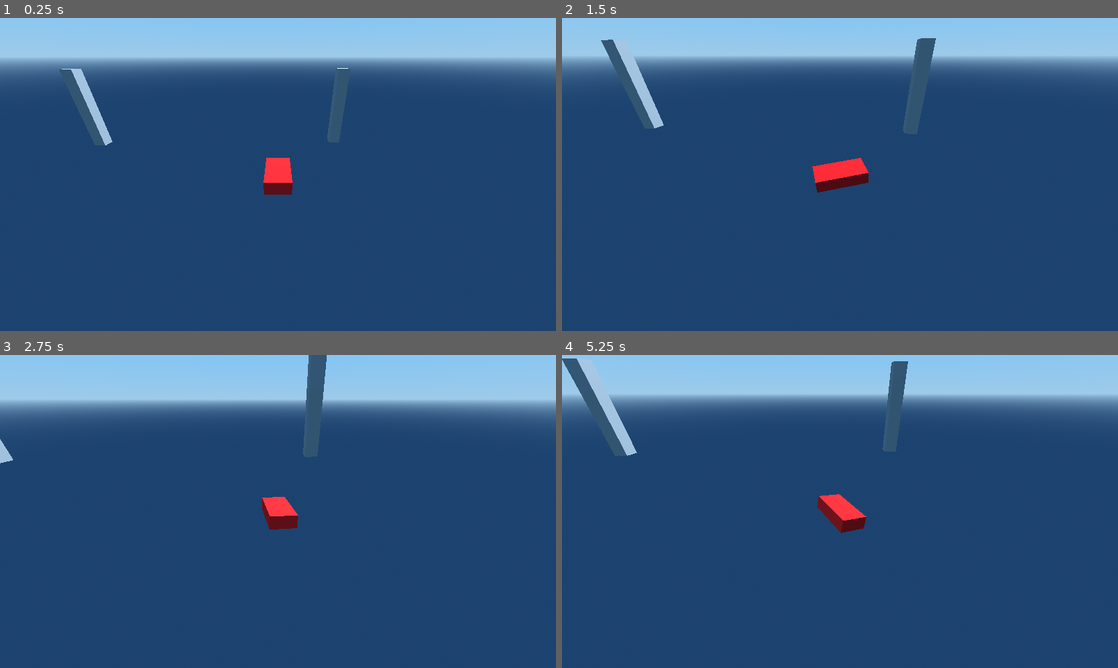
Above: before the commit, frames 1-4 (two rows, left to right).
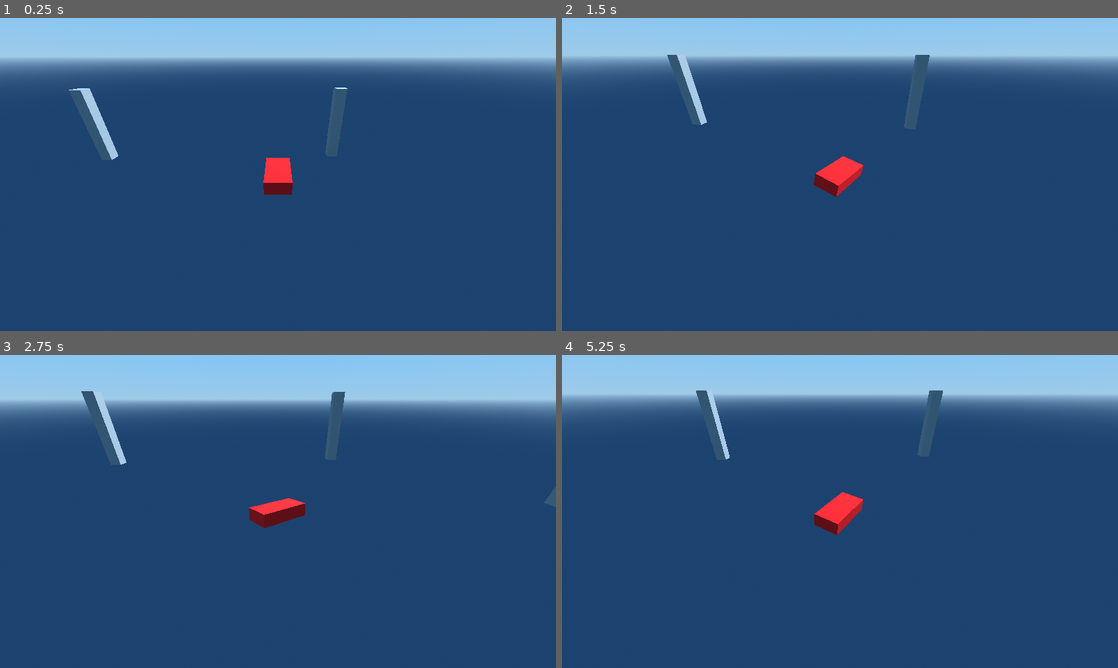
Above: after the commit, the same moments.

Repository: youssefevan/boat-game
Game: Godot game, scene res://scenes/test_scene_b.tscn
Same seed, same stepped clock (60 frames per second), same inputs: the game is played once before the commit and once after it. The project has no main scene, so this scene is started directly.
Inputs (mouse positions are in pixels of both pictures, inside the frame that each line leads up to):
- Up to frame 1 (0.25 s): no input
- Up to frame 2 (1.5 s): move the mouse to (867, 174) at 0.52 s; hold D (steer_right) 0.53-1.28 s; hold W (throttle) 0.53-1.28 s; move the mouse to (812, 174) at 1.27 s; hold S (brake, bound only after the commit) from 1.28 s (still down); tap W (throttle) at 1.35 s
- Up to frame 3 (2.75 s): move the mouse to (289, 505) at 2.02 s; release S (brake, bound only after the commit) at 2.03 s; hold D (steer_right) from 2.03 s (still down); hold W (throttle) from 2.03 s (still down)
- Up to frame 4 (5.25 s): move the mouse to (834, 517) at 2.77 s; release W (throttle) at 2.78 s; tap W (throttle) at 2.85, 4.35 s; move the mouse to (878, 514) at 3.52 s; release D (steer_right) at 3.53 s; hold W (throttle) 3.53-4.28 s; hold A (steer_left) 3.53-5.03 s; move the mouse to (795, 508) at 4.27 s; move the mouse to (845, 511) at 5.02 s; hold S (brake, bound only after the commit) from 5.03 s (still down); hold W (throttle) from 5.03 s (still down)

The runs differ from the first frame. In frame 1, 0.3% of the frame differs, in the area x 10-63%, y 16-46%; in frame 2, 1.7%; in frame 3, 1.8%; in frame 4, 2.5%, in the area x 0-69%, y 1-58%.

Commit message:
Minor physics and shader adjustments

Diff:
--- a/boat-game/project.godot
+++ b/boat-game/project.godot
@@ -43,6 +43,12 @@
 "events": [Object(InputEventKey,"resource_local_to_scene":false,"resource_name":"","device":-1,"window_id":0,"alt_press …(195 unchanged characters)…
 ]
 }
+brake={
+"deadzone": 0.5,
+"events": [Object(InputEventKey,"resource_local_to_scene":false,"resource_name":"","device":-1,"window_id":0,"alt_pressed":false,"shift_pressed":false,"ctrl_pressed":false,"meta_pressed":false,"pressed":false,"keycode":0,"physical_keycode":83,"key_label":0,"unicode":115,"location":0,"echo":false,"script":null)
+, Object(InputEventKey,"resource_local_to_scene":false,"resource_name":"","device":-1,"window_id":0,"alt_pressed":false,"shift_pressed":false,"ctrl_pressed":false,"meta_pressed":false,"pressed":false,"keycode":0,"physical_keycode":4194322,"key_label":0,"unicode":0,"location":0,"echo":false,"script":null)
+]
+}
 
 [rendering]
 
--- a/boat-game/scenes/boat.tscn
+++ b/boat-game/scenes/boat.tscn
@@ -15,6 +15,8 @@
 [node name="Boat" type="RigidBody3D"]
 collision_layer = 2
 script = ExtResource("1_r4yce")
+drag = 0.1
+angular_drag = 0.1
 
 [node name="Mesh" type="MeshInstance3D" parent="."]
 material_override = SubResource("StandardMaterial3D_u0t4c")
--- a/boat-game/scenes/test_scene_b.tscn
+++ b/boat-game/scenes/test_scene_b.tscn
@@ -19,16 +19,10 @@
 ambient_light_color = Color(0.160816, 0.16095, 0.415275, 1)
 ambient_light_energy = 3.0
 
-[sub_resource type="BoxMesh" id="BoxMesh_pfixo"]
-size = Vector3(64, 1, 64)
+[sub_resource type="PlaneMesh" id="PlaneMesh_x6k7q"]
+size = Vector2(64, 64)
 subdivide_width = 32
 subdivide_depth = 32
-
-[sub_resource type="FastNoiseLite" id="FastNoiseLite_0c3ao"]
-
-[sub_resource type="NoiseTexture2D" id="NoiseTexture2D_sm7l1"]
-bump_strength = 18.5
-noise = SubResource("FastNoiseLite_0c3ao")
 
 [sub_resource type="FastNoiseLite" id="FastNoiseLite_gnxs5"]
 noise_type = 0
@@ -47,7 +41,6 @@
 shader_parameter/wave_speed = 1.0
 shader_parameter/wave_scale = 0.2
 shader_parameter/wave_time = 0.0
-shader_parameter/noise = SubResource("NoiseTexture2D_sm7l1")
 shader_parameter/normalmap = SubResource("NoiseTexture2D_aoqk7")
 
 [node name="TestSceneB" type="Node3D"]
@@ -56,40 +49,39 @@
 environment = SubResource("Environment_i0du5")
 
 [node name="DirectionalLight3D" type="DirectionalLight3D" parent="."]
-transform = Transform3D(0.536744, -0.635676, 0.554817, -0.836848, -0.317172, 0.446191, -0.107661, -0.703788, -0.702204, 0, 3.06511, 0)
+transform = Transform3D(0.320442, -0.706679, 0.63081, -0.898587, -0.0160366, 0.438503, -0.299765, -0.707353, -0.640151, 0, 3.06511, 0)
 shadow_enabled = true
 shadow_bias = 0.3
 
 [node name="Boat" parent="." instance=ExtResource("1_8k87o")]
 transform = Transform3D(1, 0, 0, 0, 1, 0, 0, 0, 1, 0, 3.305, 0)
-gravity = 20.0
 
 [node name="Water" type="CSGMesh3D" parent="."]
-mesh = SubResource("BoxMesh_pfixo")
+mesh = SubResource("PlaneMesh_x6k7q")
 material = SubResource("ShaderMaterial_5aok0")
 script = ExtResource("3_ocac5")
 
 [node name="CSGBox3D" type="CSGBox3D" parent="."]
-transform = Transform3D(1, 0, 0, 0, 1, 0, 0, 0, 1, -9.09817, 2.81744, 13.4384)
+transform = Transform3D(1, 0, 0, 0, 1, 0, 0, 0, 1, -9.09817, 1.24727, 13.4384)
 use_collision = true
 size = Vector3(1, 6.63489, 1)
 
 [node name="CSGBox3D2" type="CSGBox3D" parent="."]
-transform = Transform3D(1, 0, 0, 0, 1, 0, 0, 0, 1, 5.67543, 2.81744, -13.074)
+transform = Transform3D(1, 0, 0, 0, 1, 0, 0, 0, 1, 5.67543, 1.24727, -13.074)
 use_collision = true
 size = Vector3(1, 6.63489, 1)
 
 [node name="CSGBox3D3" type="CSGBox3D" parent="."]
-transform = Transform3D(1, 0, 0, 0, 1, 0, 0, 0, 1, 17.2562, 2.81744, -0.668401)
+transform = Transform3D(1, 0, 0, 0, 1, 0, 0, 0, 1, 17.2562, 1.24727, -0.668401)
 use_collision = true
 size = Vector3(1, 6.63489, 1)
 
 [node name="CSGBox3D4" type="CSGBox3D" parent="."]
-transform = Transform3D(1, 0, 0, 0, 1, 0, 0, 0, 1, 9.99715, 2.81744, 20.4469)
+transform = Transform3D(1, 0, 0, 0, 1, 0, 0, 0, 1, 9.99715, 1.24727, 20.4469)
 use_collision = true
 size = Vector3(1, 6.63489, 1)
 
 [node name="CSGBox3D5" type="CSGBox3D" parent="."]
-transform = Transform3D(1, 0, 0, 0, 1, 0, 0, 0, 1, -17.3812, 2.81744, -12.2422)
+transform = Transform3D(1, 0, 0, 0, 1, 0, 0, 0, 1, -17.3812, 1.24727, -12.2422)
 use_collision = true
 size = Vector3(1, 6.63489, 1)
--- a/boat-game/scripts/boat.gd
+++ b/boat-game/scripts/boat.gd
@@ -5,6 +5,8 @@
 
 @export var drag := 0.05
 @export var angular_drag := 0.05
+
+@export var max_depth := 5.0
 
 var water_height := 0.0
 
@@ -18,10 +20,10 @@
 
 # Based on this video: https://www.youtube.com/watch?v=_R2KDcAp1YQ&t=227s
 func apply_buoyancy(delta, pos) -> void:
-	var depth = $"../Water".get_height(pos) - pos.y + 0.75
+	var depth = $"../Water".get_height(pos) - pos.y + 0.33
 	if depth > 0:
 		submerged = true
-		apply_force(Vector3.UP * buoyancy * gravity * depth, pos - global_position)
+		apply_force(Vector3.UP * buoyancy * gravity * clampf(depth, -1000, max_depth), pos - global_position)
 	else:
 		submerged = false
 
@@ -34,11 +36,15 @@
 func handle_controls():
 	$CameraSpring.global_position = global_position
 
-	if Input.is_action_pressed("steer_right"):
-		apply_torque(transform.basis.y * -2)
+	if submerged:
+		if Input.is_action_pressed("steer_right"):
+			apply_torque(transform.basis.y * -2)
 
-	if Input.is_action_pressed("steer_left"):
-		apply_torque(transform.basis.y * 2)
+		if Input.is_action_pressed("steer_left"):
+			apply_torque(transform.basis.y * 2)
 
-	if Input.is_action_pressed("throttle"):
-		apply_central_force(transform.basis.z * -10)
+		if Input.is_action_pressed("throttle"):
+			apply_central_force(transform.basis.z * 20)
+
+		if Input.is_action_pressed("brake"):
+			apply_central_force(transform.basis.z * -5)
--- a/boat-game/shaders/water.gdshader
+++ b/boat-game/shaders/water.gdshader
@@ -1,32 +1,29 @@
 shader_type spatial;
-render_mode specular_toon;
-
-uniform sampler2D noise;
-uniform sampler2D normalmap;
 
 uniform float height_scale = 1.0;
 uniform float wave_speed = 1.0;
 uniform float wave_scale = 0.2;
 uniform float wave_time = 0.0;
 
-varying vec2 tex_position;
 varying float theta;
+
+uniform sampler2D normalmap;
+varying vec2 tex_pos;
 
 void vertex() {
 	theta += wave_speed * wave_time;
 
+	tex_pos = VERTEX.xz/2.0 + 0.5;
+
 	// apply height map to vertices
-	tex_position = VERTEX.xz/2.0 + 0.5 * TIME;
 	float height = cos(VERTEX.x * wave_scale + theta) * sin(VERTEX.z * wave_scale + theta);
 	VERTEX.y += height * height_scale;
 }
 
 void fragment() {
-	NORMAL_MAP = texture(normalmap, tex_position).xyz;
+	NORMAL_MAP = texture(normalmap, tex_pos).xyz;
 	ROUGHNESS = 0.5;
-	ALBEDO = vec3(0, 0.5, 0.8);
-	RIM = 0.2;
-	ALPHA = 0.5;
+	ALBEDO = vec3(0.0, 0.15, 0.3);
 }
 
 //void light() {
Not shown: 1 places in boat-game/scenes/test_scene_b.tscn that only renumber resources
